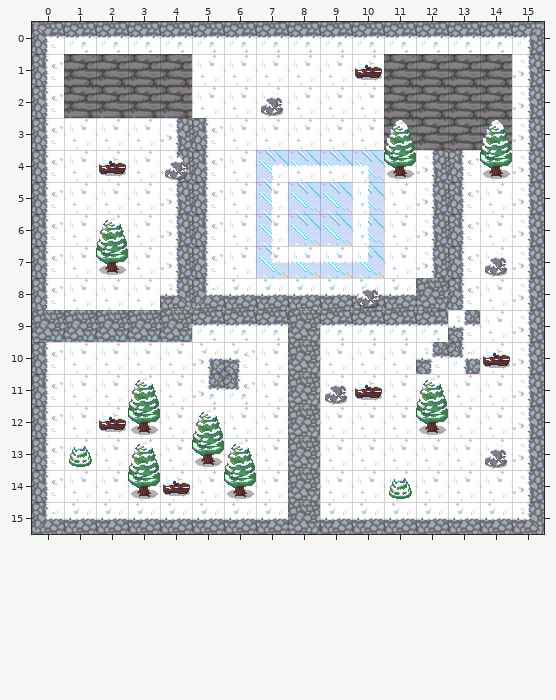
Two states of a Tiled map (JSON), public/assets/maps/snow_map.json. The first picture shows the starting point.
Cells are 32x32 px. Shown: x 0..15, y 0..15.
Once edited:
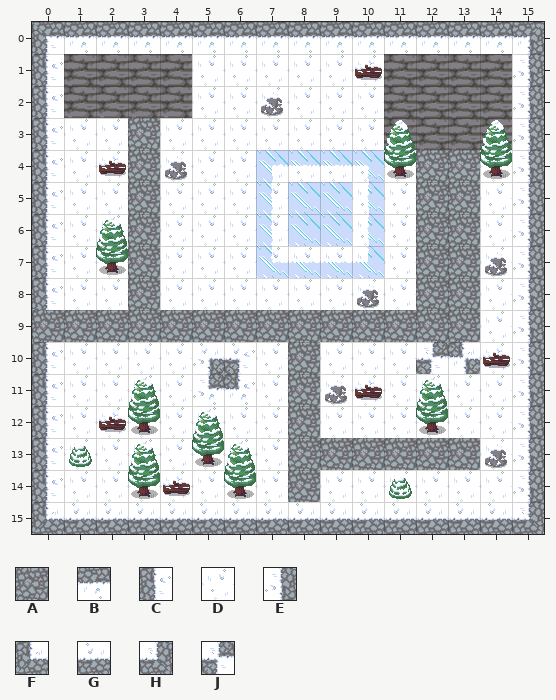
Key: from "IceTileset": A 42, B 61, C 80, D 81, E 82, F 100, G 101, H 102, J 103.
_ is an empty cell, . an unchanged one.
Diff:
--- layer "Tile Layer 1"
@@ x 3..13 @@
- 3 DEC........
- 4 DEC......EC
- 5 DEC......EC
- 6 DEC......EC
- 7 DEC......EC
- 8 DHFGGGGGG.C
- 9 ..BBB.BBBBJ
+ 3 ADD........
+ 4 ADD......AA
+ 5 ADD......AA
+ 6 ADD......AA
+ 7 ADD......AA
+ 8 ADDDDDDDD.A
+ 9 ..AAA.AAAAA
@@ x 9..13 @@
-13 DDDDD
+13 AAAAA
@@ x 8..8 @@
-15 A
+15 G
Boxes around the changes in both pictures, in picture pixels (x1, y1, x2, y2):
changed: (128, 118, 480, 342)
changed: (320, 438, 480, 470)
changed: (288, 502, 320, 534)
